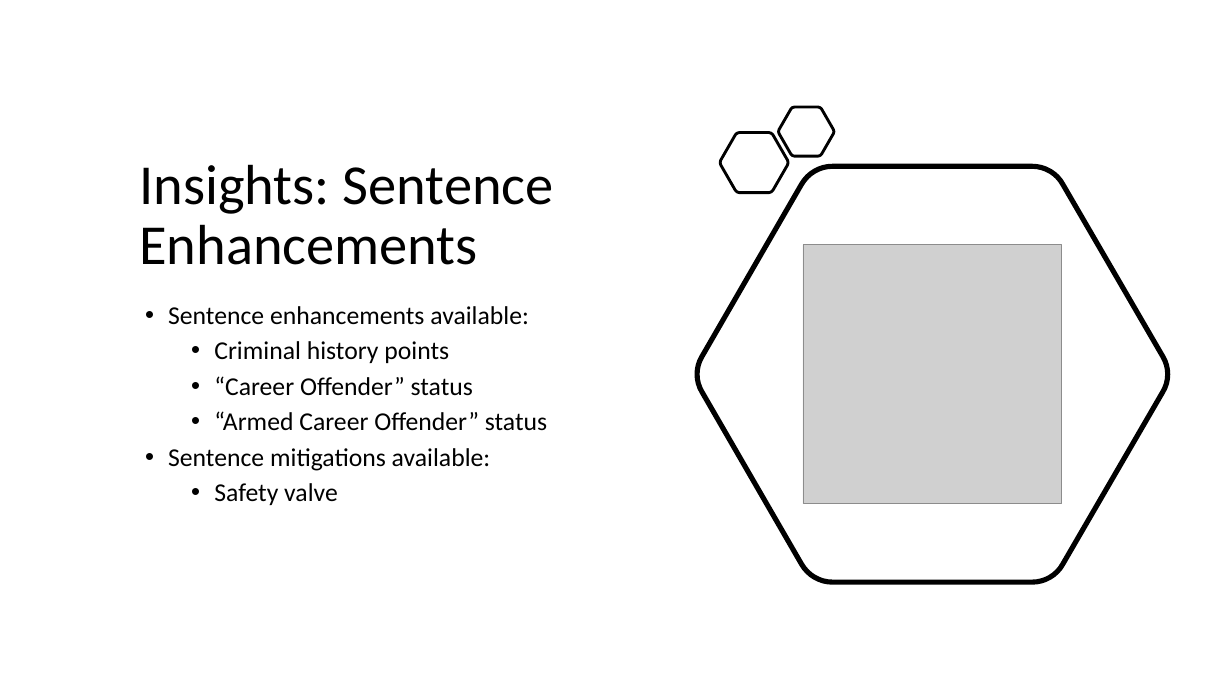
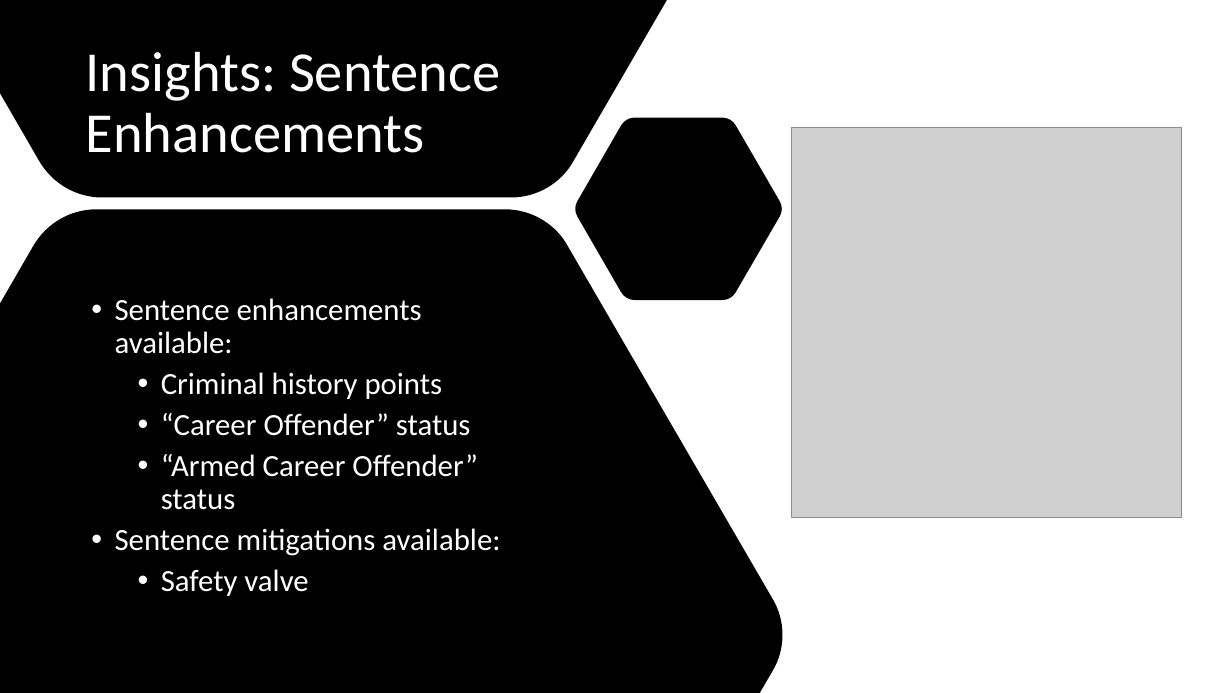
Before and after one commit to jenwhitson/sentencing_project, a slide deck: slide 19 of Presentation.pptx. Drawn at 1232x693 pixels with LibreOffice and Linux fonts; fonts in the diff are those of the drawing; grey boxes stand for pictures. Boxes give left, top, right and bottom in pixels: in the first picture for what was removed or moved away, otherwise in the second. Text is boxed around its words. In the diff, an @@ line names an element or a change of style, - is before the commit and + after.

Commit message:
added safety valve portion to presentation

```diff
--- a/Presentation.pptx
+++ b/Presentation.pptx
@@ freeform shape added at box(0, 0, 783, 693), fill #000000 @@
@@ title "Insights: Sentence Enhancements": place and size @@
-title "Insights: Sentence Enhancements" at box(139, 164, 554, 265)
+title "Insights: Sentence Enhancements" at box(86, 51, 500, 153)
@@ title "Insights: Sentence Enhancements" at box(86, 51, 500, 153): text colour #000000 to #FFFFFF; vertical alignment bottom to middle @@
@@ freeform shape removed at box(778, 107, 834, 156) @@
@@ freeform shape removed at box(720, 132, 788, 192) @@
@@ picture: place and size @@
-picture at box(803, 245, 1062, 504)
+picture at box(792, 128, 1182, 518)
@@ freeform shape removed at box(696, 166, 1170, 582) @@
@@ text "Sentence enhancements available:": place and size @@
-text "Sentence enhancements available:" at box(168, 306, 547, 505)
+text "Sentence enhancements available:" at box(115, 298, 500, 596)
@@ text "Sentence enhancements available:" at box(115, 298, 500, 596): size 20 to 24 pt, text colour #000000 to #FFFFFF @@
```
Also in this commit, not shown: 3 other slides changed, 3 slides added, 1 slide removed.
